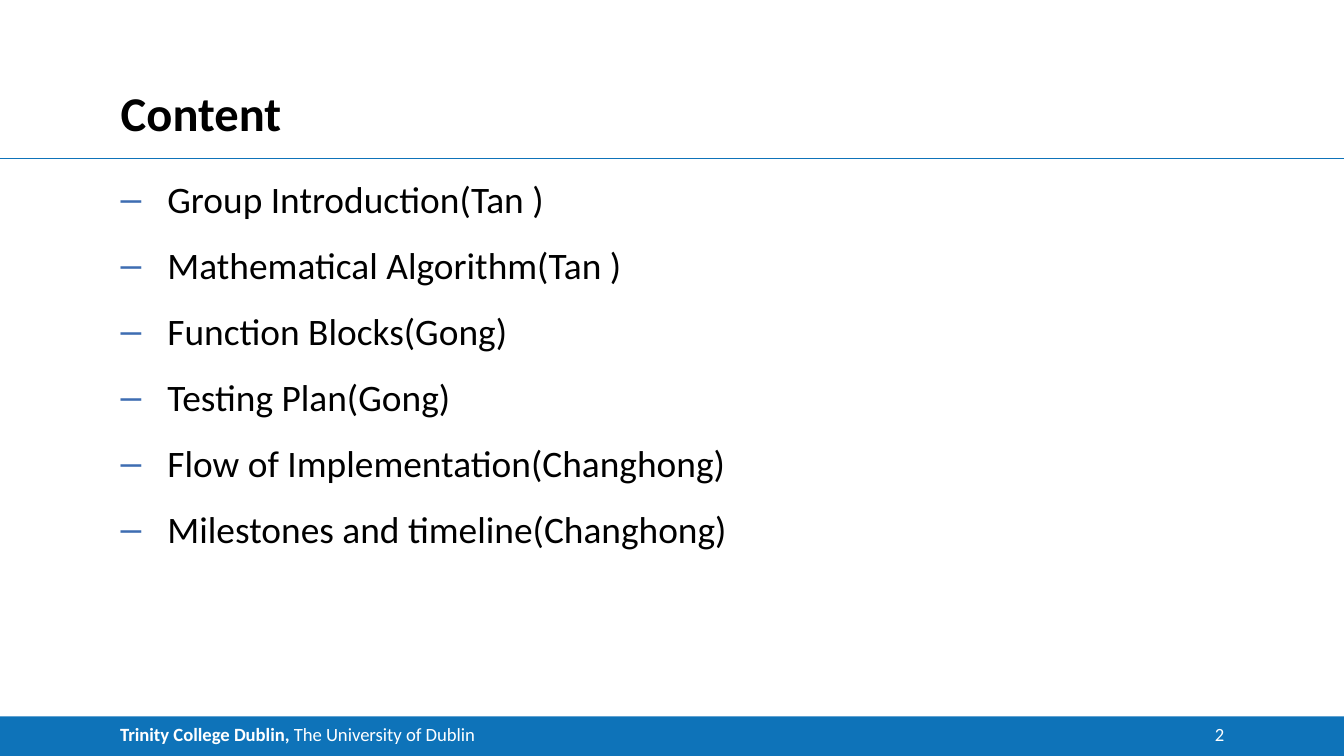
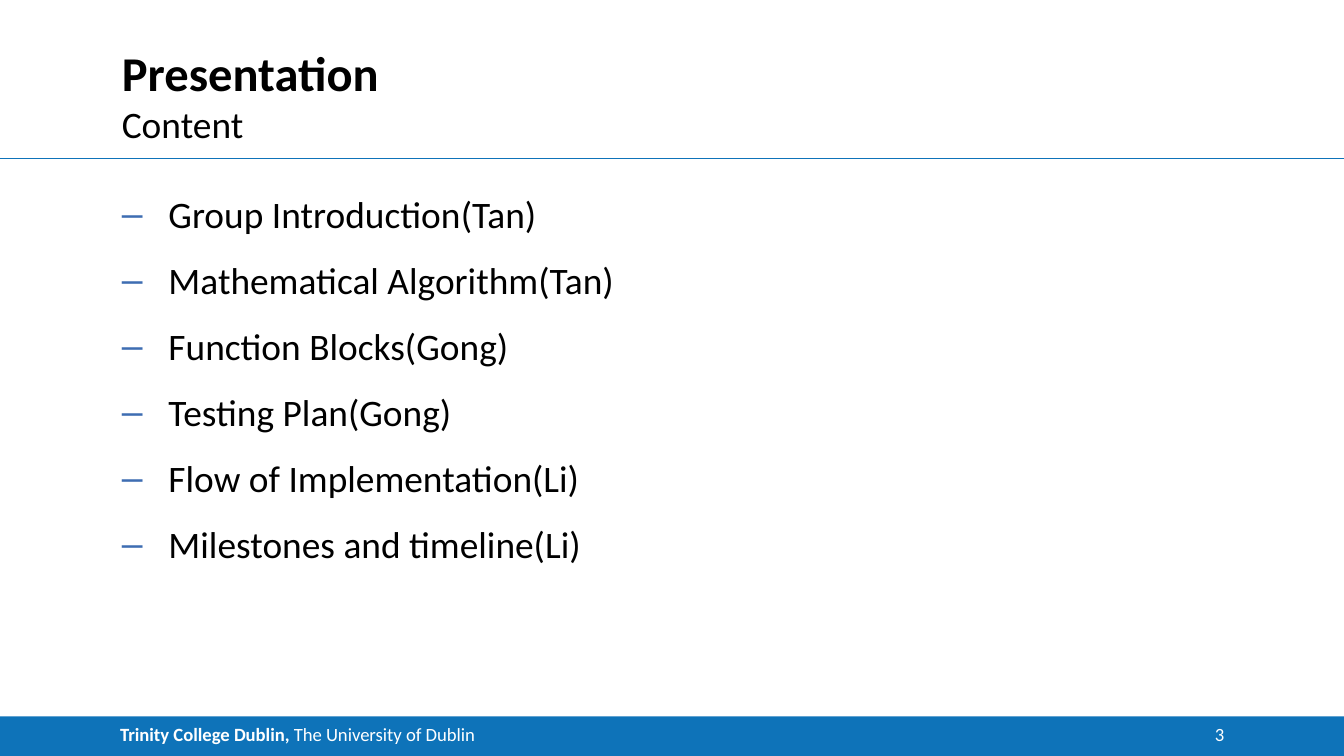
Before and after one commit to CNStanLee/CM_Matting, a slide deck: slide 3 of 002Matlab Project/Project.pptx (slide 2 before the commit). Drawn at 1344x756 pixels with LibreOffice and Linux fonts; fonts in the diff are those of the drawing. Boxes give left, top, right and bottom in pixels: in the first picture for what was removed or moved away, otherwise in the second. Text is boxed around its words. In the diff, an @@ line names an element or a change of style, - is before the commit and + after.

```diff
--- a/002Matlab Project/Project.pptx
+++ b/002Matlab Project/Project.pptx
@@ title added at <box>122,57,379,92</box>, 26 pt, text #000000, bold @@
+Presentation
@@ text "Content": place and size @@
-text "Content" at <box>121,99,282,132</box>
+text "Content" at <box>122,113,243,139</box>
@@ text "Content" at <box>122,113,243,139</box>: size 26 to 20 pt, bold off; more space between paragraphs; vertical alignment bottom to top @@
@@ text "Group Introduction(Tan)": place and size @@
-text "Group Introduction(Tan)" at <box>167,186,726,550</box>
+text "Group Introduction(Tan)" at <box>168,201,613,563</box>
@@ text at <box>168,201,613,301</box>: spaces changed @@
-  – Group Introduction(Tan )
-  – Mathematical Algorithm(Tan )
+  – Group Introduction(Tan)
+  – Mathematical Algorithm(Tan)
@@ text at <box>168,465,581,563</box>: text changed @@
-  – Flow of Implementation(Changhong)
-  – Milestones and timeline(Changhong)
+  – Flow of Implementation(Li)
+  – Milestones and timeline(Li)
@@ page number at <box>1215,729,1224,741</box>: text changed @@
-2
+3
```
Also in this commit, not shown: 10 slides added, 4 other files.
